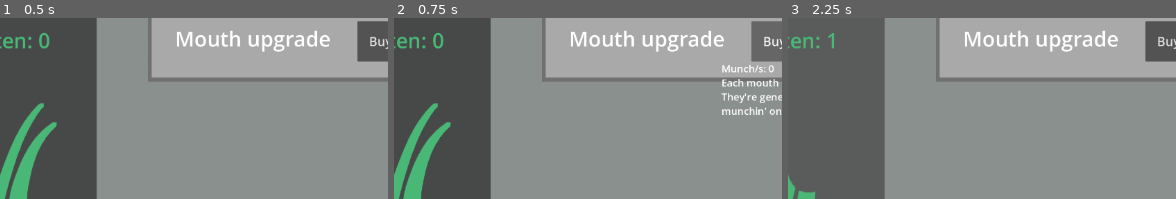
Above: before the commit, frames 1-3 (left to right).
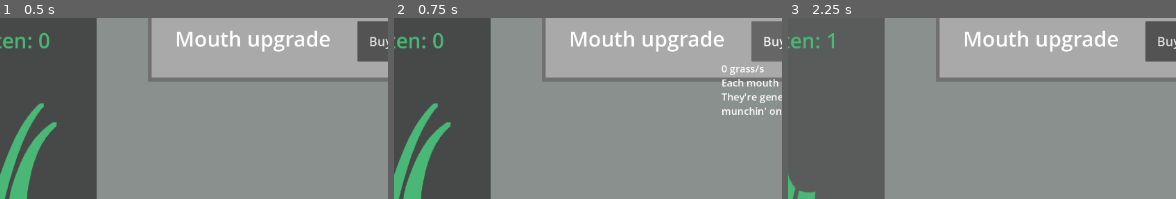
Above: after the commit, the same moments.

Repository: berox455/godot_eg
Game: Godot game, scene res://game.tscn
The game is run twice, just before and just after one commit, with the same random seed, the same clock (stepped at 60 frames per second) and the same inputs.
Inputs:
- Up to frame 1 (0.5 s): no input
- Up to frame 2 (0.75 s): click "Buy lvl1" at 0.5 s
- Up to frame 3 (2.25 s): click "Save" at 1.25 s; click "grass eaten: 0" at 2 s
The pictures show only the part of the screen within x 31-81%, y 35-85%; the shares and areas given below are measured in that part.

Frame 1 is identical in both runs. In frame 2, 0.3% of the frame differs, in the area x 84-98%, y 25-32%; in frame 3, nothing differs.

Commit message:
add a click to clicking stuff

Diff:
--- a/game.tscn
+++ b/game.tscn
@@ -6,6 +6,7 @@
 [ext_resource type="AudioStream" uid="uid://dek18fenvx1ri" path="res://munch.mp3" id="4_7jktm"]
 [ext_resource type="Texture2D" uid="uid://bchknnx4h5v38" path="res://textbox.png" id="4_fc0e3"]
 [ext_resource type="Texture2D" uid="uid://bqxyc6caontto" path="res://grass_munched-transparent.png" id="5_ryrav"]
+[ext_resource type="AudioStream" uid="uid://cq7o5i1tmscar" path="res://click.mp3" id="7_eow3j"]
 
 [node name="Node2D" type="Node2D" unique_id=1262863614]
 
@@ -254,11 +255,15 @@
 theme_override_font_sizes/font_size = 35
 text = "Save & Quit"
 
+[node name="Click" type="AudioStreamPlayer2D" parent="the_game" unique_id=970457337]
+stream = ExtResource("7_eow3j")
+volume_db = 2.0
+
 [connection signal="timeout" from="the_game/Timer" to="the_game" method="_get_time"]
 [connection signal="pressed" from="the_game/eat_grass" to="the_game" method="_eat_grass_pressed"]
 [connection signal="mouse_entered" from="the_game/mouth/button" to="the_game" method="_mouth_buy_enter"]
 [connection signal="mouse_exited" from="the_game/mouth/button" to="the_game" method="_mouth_buy_exit"]
-[connection signal="pressed" from="the_game/mouth/button" to="the_game" method="_mouth_upgrade_pressed"]
+[connection signal="pressed" from="the_game/mouth/button" to="the_game" method="_mouth_pressed"]
 [connection signal="mouse_entered" from="the_game/dog/button" to="the_game" method="_dog_buy_enter"]
 [connection signal="mouse_exited" from="the_game/dog/button" to="the_game" method="_dog_buy_exit"]
 [connection signal="pressed" from="the_game/dog/button" to="the_game" method="_dog_buy_pressed"]
--- a/grass.gd
+++ b/grass.gd
@@ -127,6 +127,7 @@
 
 
 func _save() -> void:
+	_click_play()
 	mr_save = {
 	"grass_eaten": grass_eaten,
 	"click_much": click_munch,
@@ -182,6 +183,7 @@
 
 func _mouth_pressed() -> void:
 	if grass_eaten >= mouth_cost:
+		_click_play()
 		grass_eaten -= mouth_cost
 		mouth_lvl += 1
 		munch += 0.1
@@ -197,6 +199,7 @@
 
 func _dog_buy_pressed() -> void:
 	if grass_eaten >= dog_cost:
+		_click_play()
 		grass_eaten -= dog_cost
 		dog_lvl += 1
 		dog_cost = dog_base * (scaling ** dog_lvl)
@@ -209,6 +212,7 @@
 
 func _chicken_buy_pressed() -> void:
 	if grass_eaten >= chicken_cost:
+		_click_play()
 		grass_eaten -= chicken_cost
 		chicken_lvl += 1
 		chicken_cost = chicken_base * (scaling ** chicken_lvl)
@@ -216,12 +220,14 @@
 
 
 func _erase_save() -> void:
+	_click_play()
 	var file = FileAccess.open(save_dir, FileAccess.WRITE)
 	file.store_var({})
 	file.close()
 
 
 func _save_quit() -> void:
+	_click_play()
 	_save()
 	get_tree().quit()
 
@@ -253,7 +259,7 @@
 func _mouth_label_update() -> void:
 	$mouth/button.text = "   Buy lvl" + _abr(mouth_lvl + 1)
 	$mouth/button/cost.text = "cost: " + _abr(mouth_cost)
-	$mouth/button/Label.text = "Munch/s: " + str(munch)
+	$mouth/button/Label.text = str(munch) + " grass/s"
 	$mouth/button/Label.text += """
 Each mouth can bite off 0.1 grass/s
 They're geneticaly engineered for munchin' on grass. -Munch Man
@@ -263,12 +269,17 @@
 func _dog_label_update() -> void:
 	$dog/button.text = "   Buy lvl" + _abr(dog_lvl + 1)
 	$dog/button/cost.text = "cost: " + _abr(dog_cost)
-	$dog/button/Label.text = "Munch/s: " + str(dog_munch * dog_lvl) + "\n"
+	$dog/button/Label.text = str(dog_munch * dog_lvl) + " grass/s"
 	$dog/button/Label.text += ""
 
 
 func _chicken_label_update() -> void:
 	$chicken/button.text = "   Buy lvl" + _abr(chicken_lvl + 1)
 	$chicken/button/cost.text = "cost: " + _abr(chicken_cost)
-	$chicken/button/Label.text = "Munch/s: " + str(chicken_munch * 10 * chicken_lvl) + "\n"
+	$chicken/button/Label.text = str(chicken_munch * 10 * chicken_lvl)+ " grass/s"
 	$dog/button/Label.text += ""
+
+
+func _click_play() -> void:
+	$Click.pitch_scale = randf_range(0.9, 1.5)
+	$Click.play()
Not shown, added: click.mp3.import
Not shown, added: click.mp3
